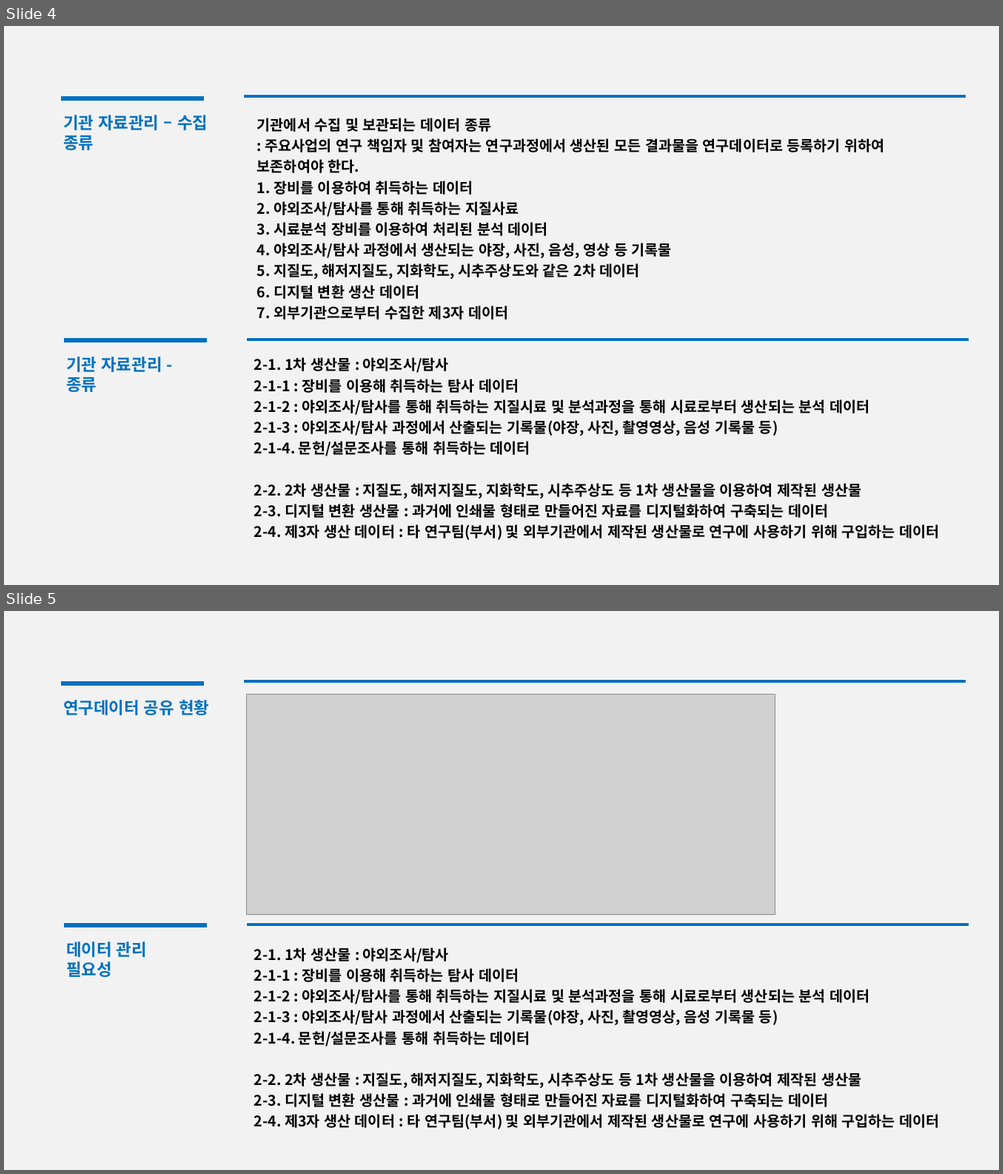
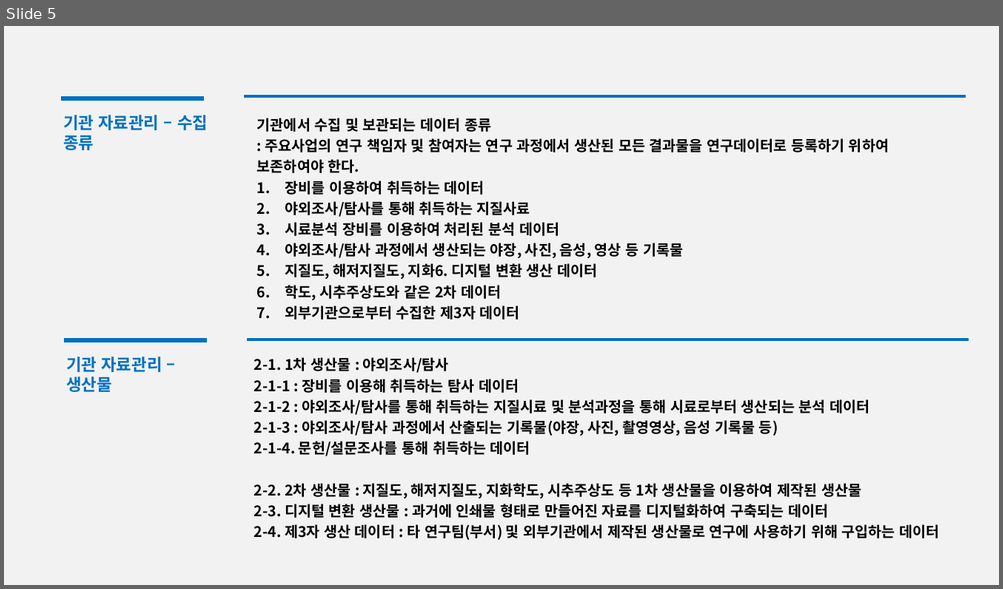
Before and after one commit to FL3Xxxx/kigm, a slide deck: DataMangementPlan.pptx. Shown one above the other, each under a label of ours: slides 4 and 5 before the commit, slide 5 after it. The pictures are 1003x1174 and 1003x589 pixels, drawn with LibreOffice and Linux fonts; fonts in the diff are those of the drawing; grey boxes stand for pictures. Boxes give left, top, right and bottom in pixels: in the first picture for what was removed or moved away, otherwise in the second. Text is boxed around its words. In the diff, an @@ line names an element or a change of style, - is before the commit and + after.

```diff
--- a/DataMangementPlan.pptx
+++ b/DataMangementPlan.pptx
@@ slide 5 removed at [4,611,999,1170], background #F2F2F2 @@
@@ rectangle removed at [62,682,203,686] @@
@@ rectangle removed at [244,680,966,684] @@
@@ picture removed at [247,694,775,915] @@
@@ text removed at [63,700,209,715] @@
-연구데이터 공유 현황
@@ rectangle removed at [65,924,206,928] @@
@@ text removed at [66,942,147,977] @@
-데이터 관리 필요성
@@ rectangle removed at [247,923,969,926] @@
@@ text removed at [254,948,939,1130] @@
-2-1. 1차 생산물 : 야외조사/탐사
-2-1-1 : 장비를 이용해 취득하는 탐사 데이터
-2-1-2 : 야외조사/탐사를 통해 취득하는 지질시료 및 분석과정을 통해 시료로부터 생산되는 분석 데이터
-2-1-3 : 야외조사/탐사 과정에서 산출되는 기록물(야장, 사진, 촬영영상, 음성 기록물 등)
-2-1-4. 문헌/설문조사를 통해 취득하는 데이터
-2-2. 2차 생산물 : 지질도, 해저지질도, 지화학도, 시추주상도 등 1차 생산물을 이용하여 제작된 생산물
-2-3. 디지털 변환 생산물 : 과거에 인쇄물 형태로 만들어진 자료를 디지털화하여 구축되는 데이터
-2-4. 제3자 생산 데이터 : 타 연구팀(부서) 및 외부기관에서 제작된 생산물로 연구에 사용하기 위해 구입하는 데이터
@@ what was slide 4 is now slide 5 @@
@@ slide 5 changed as well @@
@@ text at [257,138,888,320]: text changed @@
-: 주요사업의 연구 책임자 및 참여자는 연구과정에서 생산된 모든 결과물을 연구데이터로 등록하기 위하여 보존하여야 한다.
-1. 장비를 이용하여 취득하는 데이터
-2. 야외조사/탐사를 통해 취득하는 지질사료
-3. 시료분석 장비를 이용하여 처리된 분석 데이터
-4. 야외조사/탐사 과정에서 생산되는 야장, 사진, 음성, 영상 등 기록물
-5. 지질도, 해저지질도, 지화학도, 시추주상도와 같은 2차 데이터
-6. 디지털 변환 생산 데이터
-7. 외부기관으로부터 수집한 제3자 데이터
+: 주요사업의 연구 책임자 및 참여자는 연구 과정에서 생산된 모든 결과물을 연구데이터로 등록하기 위하여 보존하여야 한다.
+1. 장비를 이용하여 취득하는 데이터
+2. 야외조사/탐사를 통해 취득하는 지질사료
+3. 시료분석 장비를 이용하여 처리된 분석 데이터
+4. 야외조사/탐사 과정에서 생산되는 야장, 사진, 음성, 영상 등 기록물
+5. 지질도, 해저지질도, 지화6. 디지털 변환 생산 데이터
+6. 학도, 시추주상도와 같은 2차 데이터
+7. 외부기관으로부터 수집한 제3자 데이터
@@ text at [66,357,162,392]: text changed @@
-기관 자료관리 - 종류
+기관 자료관리 – 생산물
```
Also in this commit, not shown: 9 other slides changed, 6 slides added, 1 other file.
